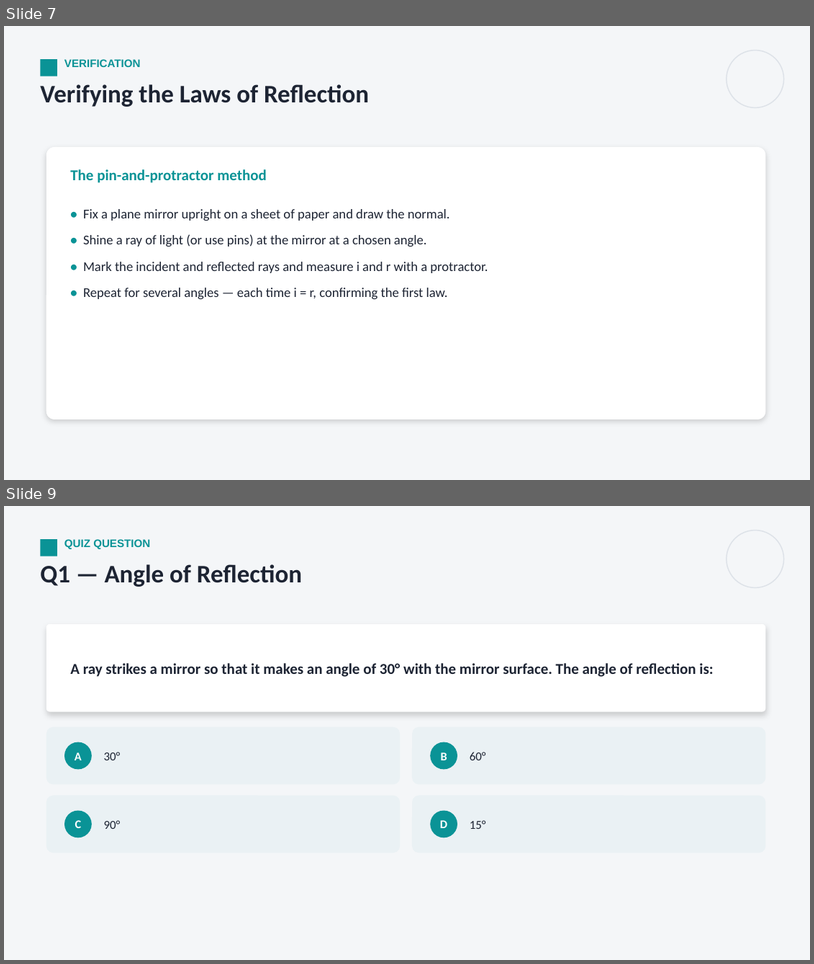
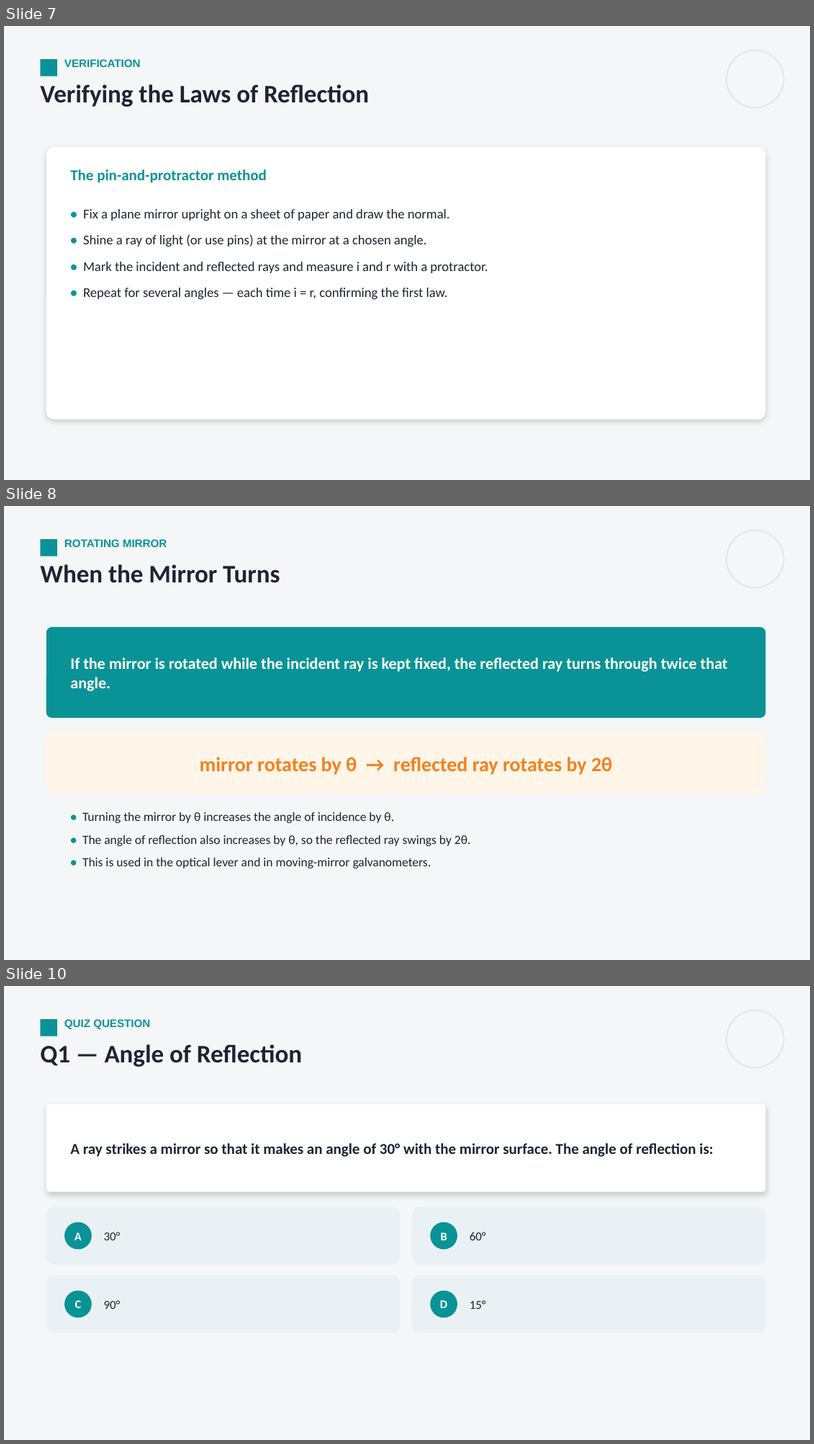
Before and after one commit to parmeshwars2911/MyFirstAR, a slide deck: ppt/Grade09/G9_S87_Reflection_of_Light_1.pptx. Shown one above the other, each under a label of ours: slides 7 and 9 before the commit, slides 7, 8 and 10 after it; the slides between them are not shown. The pictures are 814x964 and 814x1444 pixels, drawn with LibreOffice and Linux fonts; fonts in the diff are those of the drawing. Boxes give left, top, right and bottom in pixels: in the first picture for what was removed or moved away, otherwise in the second. Text is boxed around its words. In the diff, an @@ line names an element or a change of style, - is before the commit and + after.

```diff
--- a/ppt/Grade09/G9_S87_Reflection_of_Light_1.pptx
+++ b/ppt/Grade09/G9_S87_Reflection_of_Light_1.pptx
@@ slide 8 added at box(4, 506, 810, 960), background #F4F6F8 @@
@@ rectangle added at box(40, 539, 57, 556), fill #0A9396 @@
@@ text added at box(64, 539, 167, 547), 13 pt, text #0A9396, bold @@
+ROTATING MIRROR
@@ ellipse added at box(727, 530, 784, 587), outline #DDE2E8 1.25 pt @@
@@ text added at box(40, 564, 280, 583), 30 pt, text #1D2433, bold @@
+When the Mirror Turns
@@ rounded rectangle added at box(46, 627, 766, 718), fill #0A9396 @@
@@ text added at box(70, 657, 728, 691), 19 pt, text #FFFFFF, bold @@
+If the mirror is rotated while the incident ray is kept fixed, the reflected ray turns through twice that angle.
@@ rounded rectangle added at box(46, 733, 766, 793), fill #FFF6E9 @@
@@ text added at box(200, 757, 612, 775), 24 pt, text #F4801A, bold @@
+mirror rotates by θ → reflected ray rotates by 2θ
@@ text added at box(82, 812, 471, 868), 15 pt, text #1D2433 @@
+• Turning the mirror by θ increases the angle of incidence by θ.
+• The angle of reflection also increases by θ, so the reflected ray swings by 2θ.
+• This is used in the optical lever and in moving-mirror galvanometers.
@@ what was slide 9 is now slide 10 @@
```
Also in this commit, not shown: 1 slide changed, 2 other slides added, 2 other files.
